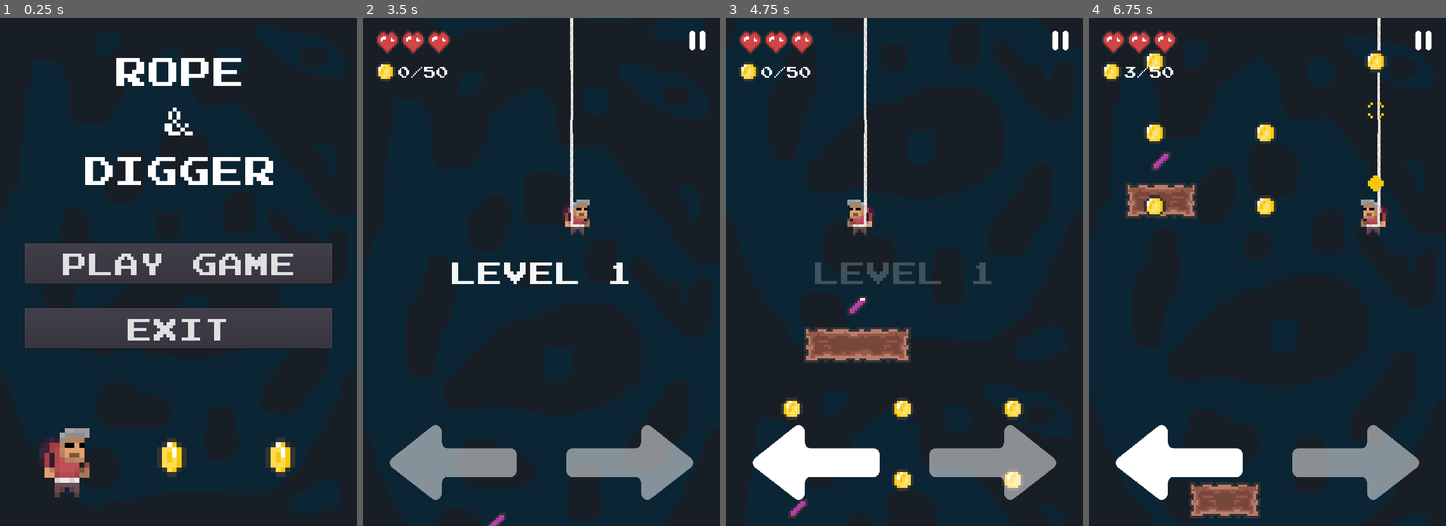
Above: before the commit, frames 1-4 (left to right).
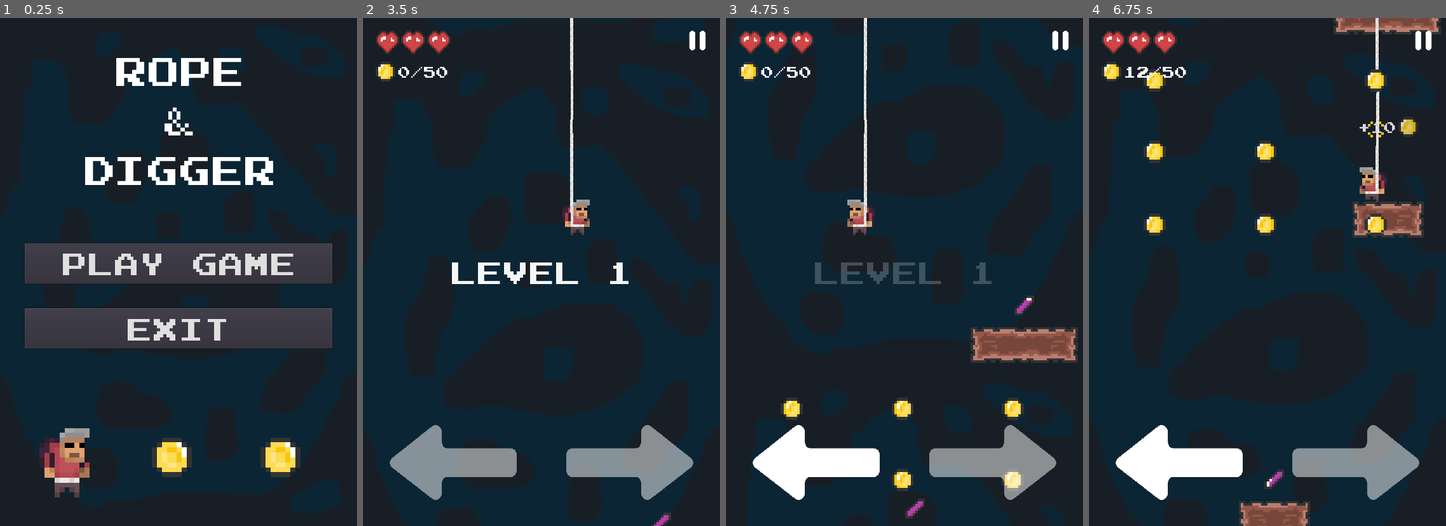
Above: after the commit, the same moments.

Repository: drxwat/rope-and-digger-game
Game: Godot game, scene res://level/start-screen/StartScreen.tscn
Two runs of this game, one before a commit and one after it. Both use one fixed random seed, a clock stepped at 60 frames per second and the inputs below. Sound files missing from this copy of the repository are replaced by a short silence.
Inputs (mouse positions are in pixels of both pictures, inside the frame that each line leads up to):
- Up to frame 1 (0.25 s): no input
- Up to frame 2 (3.5 s): click "PLAY GAME" at 0.5 s; click (698, 43) at 1.25 s; click "Restart" at 2 s; move the mouse to (620, 246) at 2.77 s; hold D (move_right) from 2.78 s (still down); click (620, 246) at 2.92 s
- Up to frame 3 (4.75 s): move the mouse to (833, 297) at 3.52 s; move the mouse to (940, 160) at 4.27 s; release D (move_right) at 4.28 s; hold A (move_left) from 4.28 s (still down)
- Up to frame 4 (6.75 s): move the mouse to (1249, 373) at 5.02 s; release A (move_left) at 5.03 s; hold D (move_right) 5.03-6.53 s; click (1249, 373) at 5.17 s; move the mouse to (1374, 348) at 5.77 s; move the mouse to (1160, 195) at 6.52 s; hold A (move_left) from 6.53 s (still down)

The runs differ from the first frame. In frame 1, 1.2% of the frame differs, in the area x 42-85%, y 82-91%; in frame 2, 0.2%; in frame 3, 4.5%; in frame 4, 9.0%, in the area x 9-99%, y 0-100%.

Commit message:
pre release fixes

Diff:
--- a/core/platforms/platform-simple/PlatformSimple.gd
+++ b/core/platforms/platform-simple/PlatformSimple.gd
@@ -22,6 +22,8 @@
 	if position.distance_to(move_target) <= 5:
 		update_move_targer()
 	move_and_slide(position.direction_to(move_target) * move_speed)
+	if (is_on_wall()):
+		update_move_targer()
 
 func on_screen_exited():
 	queue_free()
--- a/level/main-level/MainLevel.gd
+++ b/level/main-level/MainLevel.gd
@@ -23,9 +23,9 @@
 onready var level_overlay := $CanvasLayer/LevelOverLay
 
 var complexity_change = {
-	"top_spikes_probability": 0.1,
+	"top_spikes_probability": 0.01,
 	"side_spikes_probability": 0.1,
-	"mooving_platform_probability": 0.1,
+	"mooving_platform_probability": 0.05,
 	"platform_speed_range": Vector2(25, 25),
 	"platform_spawn_distance": -15,
 	"bat_timeout": -1,
@@ -224,7 +224,7 @@
 func _place_platform(platform: Node2D) -> void:
 	platform.move_amplitude = bg_width
 	platform.move_speed = rng.randf_range(platform_speed_range.x, platform_speed_range.y)
-	platform.is_mooving = rng.randf_range(0, 1) > mooving_platform_probability
+	platform.is_mooving = rng.randf_range(0, 1) <= mooving_platform_probability
 	var distance_to_player = bottom_bg.position.y - player.position.y
 	var margin_bottom = player_to_bottom_bg_normal_dist - distance_to_player
 	var platform_spawn_deviation = platform_spawn_distance / 3.0
--- a/level/start-screen/StartScreen.tscn
+++ b/level/start-screen/StartScreen.tscn
@@ -175,7 +175,7 @@
 position = Vector2( 216.323, 0 )
 scale = Vector2( 10, 10 )
 frames = SubResource( 11 )
-frame = 4
+frame = 2
 playing = true
 centered = false
 flip_h = true
@@ -184,7 +184,7 @@
 position = Vector2( 435.073, 0 )
 scale = Vector2( 10, 10 )
 frames = SubResource( 11 )
-frame = 4
+frame = 2
 playing = true
 centered = false
 flip_h = true
Not shown, changed: export_presets.cfg
